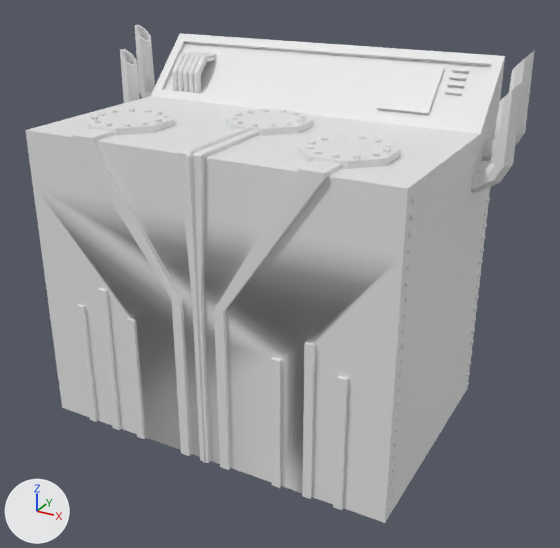
The FBX model Assets/Models/Room Handle/PressButtonMachine.fbx as it was, and as the next commit left it.
The view is the same before and after, from a camera (50 mm lens) standing at (1.29, -2.23, 1.69) and looking at (0.06, 0.01, 0.57). The axes (+X, +Y, +Z) are drawn at lower left. The lights are the same throughout. Where no turn or scale is listed for an object, it has been applied to the vertices. Vertices at the same position are counted once.

Names of what the first picture shows: 'button machine'.
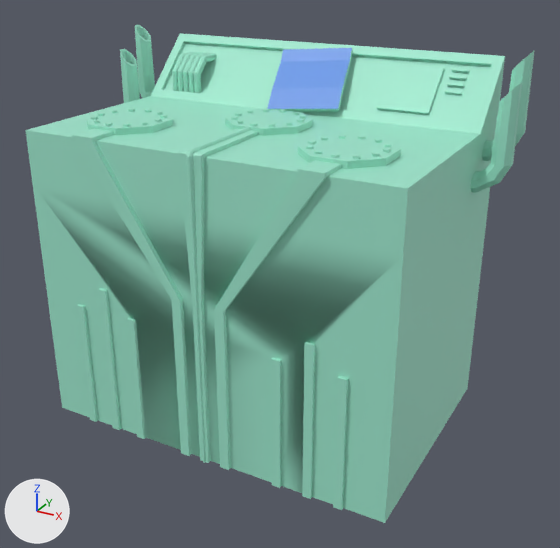
The newer file is also turned or shifted as a whole; pictures and numbers use the older file's frame.

Pixel boxes (x1, y1, x2, y2) of what changed, in the pictures (560 x 548 px):
part 1 of me_torus, added (blue): after (267, 48, 353, 111)
part 2 of me_torus, deleted: before (389, 130, 495, 510)
part 3 of me_torus, deleted: before (78, 288, 404, 509)
part 4 of me_torus, recoloured (grey to green): (25, 25, 534, 523) in both

Edits to the bpy script that builds the scene:
```text
Add mat_machien:
    mat_machien = principled_material('Machien')
    mat_machien.base_color = (0.344, 0.8, 0.616)  # green #9ee7ce
Add mat_paper:
    mat_paper = principled_material('Paper')
    mat_paper.base_color = (0.134, 0.311, 0.8)  # blue #6697e7
Change me_torus:
    used by ob_button_machine; location = (-0.001, -0.289, 0.007)
    remove me_torus.from_pydata(...)  # 6335 vertices, 3673 faces; spans x -0.78..0.78, y -0.14..0.78, z 0.0..1.34
    add me_torus.from_pydata(...)  # 1135 vertices, 989 faces; spans x -0.78..0.78, y -0.14..0.78, z 0.0..1.34
    me_torus part 1: a new loose piece of 16 vertices spanning x -0.15..0.16, y 0.51..0.74, z 1.08..1.3
    me_torus part 2: 42 loose pieces with 4816 vertices, spanning x -0.68..0.67, y -0.09..0.75, z 0.03..1.06, are deleted
    me_torus part 3: 400 vertices removed from x -0.68..0.67, y -0.09..-0.07, z 0.46..0.58
    me_torus part 4: 951 faces spanning x -0.78..0.78, y -0.14..0.78, z 0.0..1.34 switch from no material to mat_machien (green #9ee7ce)
    add me_torus.materials.append(mat_paper)  # blue #6697e7
```
